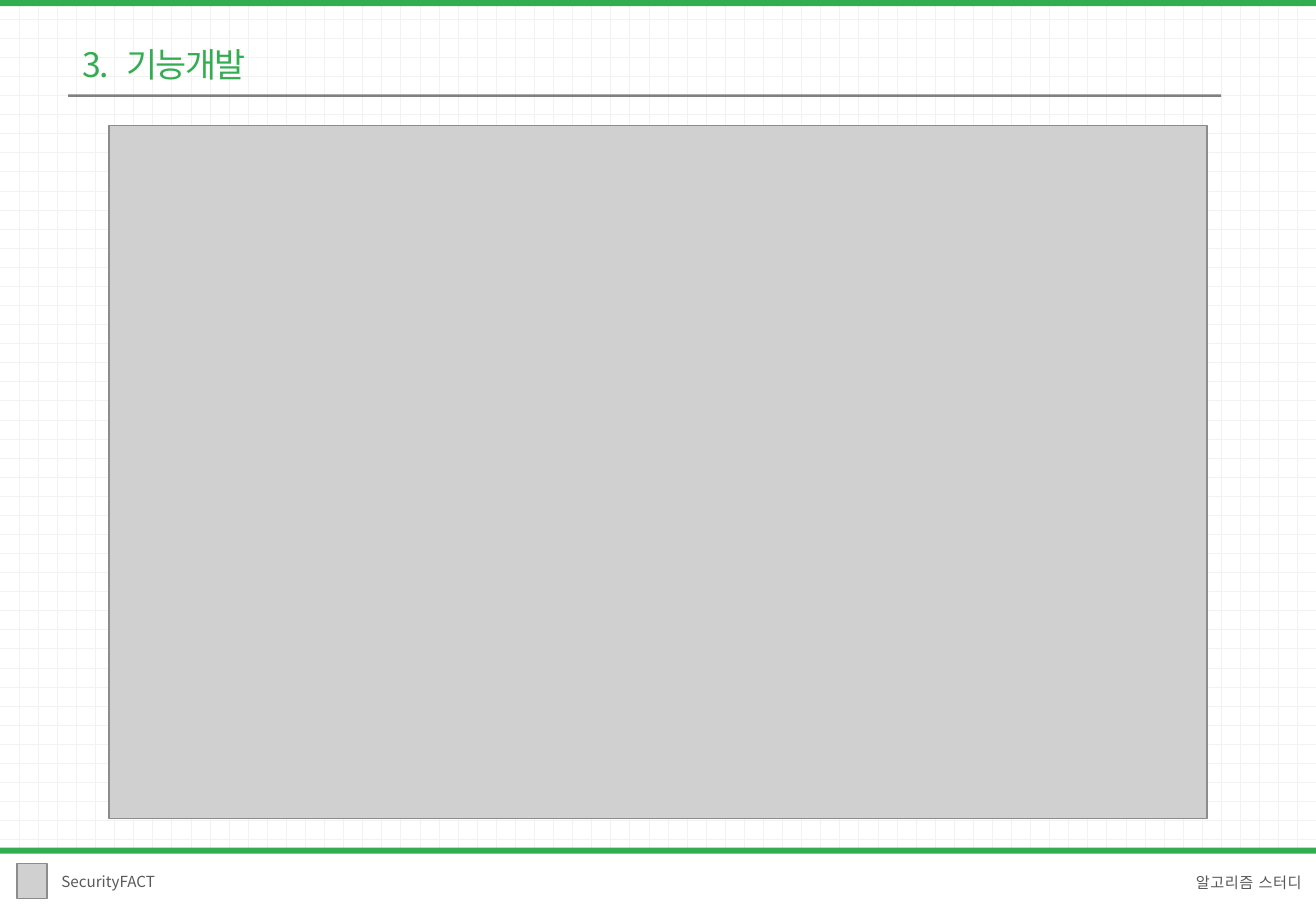
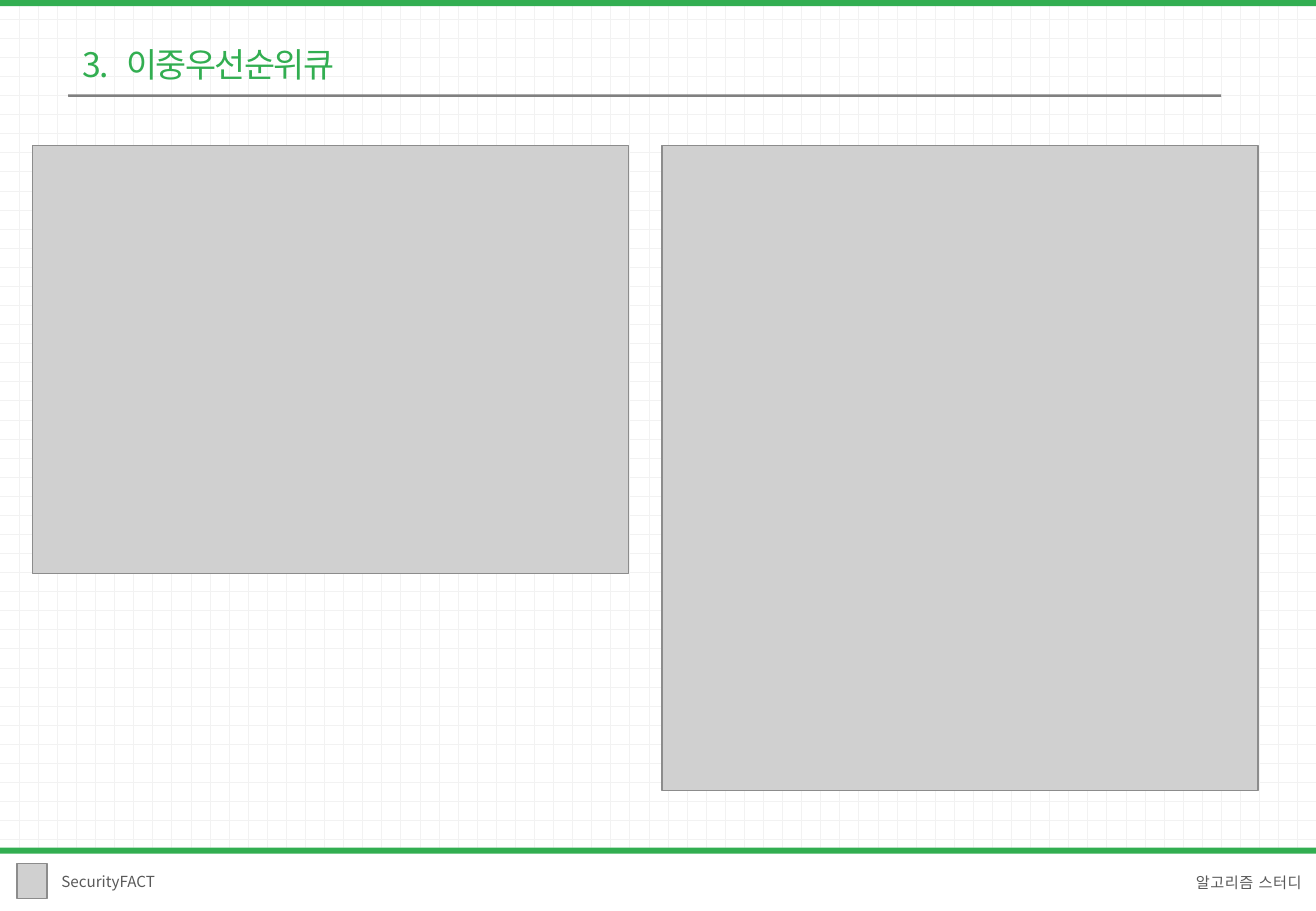
Before and after one commit to 1hk-star/Konkuk_SecurityFACT_Algorithm, a slide deck: slide 5 of 4주차/발표자료/코드 리뷰 자료/이희광/이희광.pptx (slide 15 before the commit). Drawn at 1316x911 pixels with LibreOffice and Linux fonts; fonts in the diff are those of the drawing; grey boxes stand for pictures. Boxes give left, top, right and bottom in pixels: in the first picture for what was removed or moved away, otherwise in the second. Text is boxed around its words. In the diff, an @@ line names an element or a change of style, - is before the commit and + after.

```diff
--- a/4주차/발표자료/코드 리뷰 자료/이희광/이희광.pptx
+++ b/4주차/발표자료/코드 리뷰 자료/이희광/이희광.pptx
@@ text at (x1=82, y1=49, x2=335, y2=80): text changed @@
-3. 기능개발
+3. 이중우선순위큐
@@ picture resized from (x1=109, y1=126, x2=1208, y2=820) to (x1=33, y1=146, x2=629, y2=574) @@
@@ picture added at (x1=662, y1=146, x2=1259, y2=791) @@
```
Also in this commit, not shown: 5 other slides changed, 15 slides removed, 4 other files.
